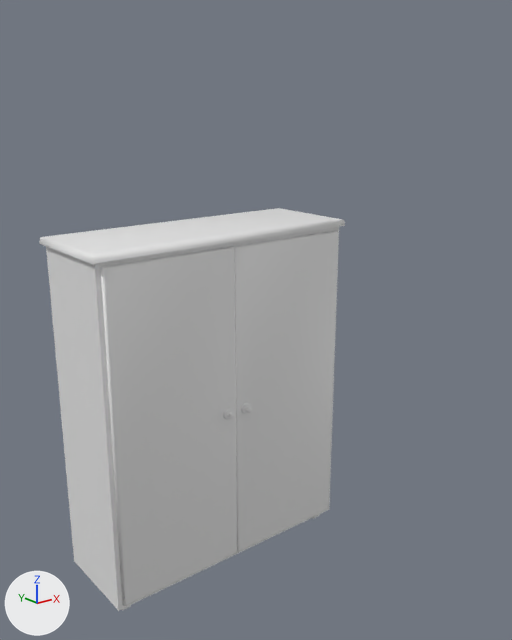
The FBX model Assets/ART/Meshes/BEDROOM/SM_Wardrobe.fbx, before and after one commit.
The view is the same before and after, from a 50 mm camera at (-2.79, -4.09, 3.41) aimed at (0.37, -0.14, 1.83). Lighting does not change. The marker at lower left points along +X, +Y and +Z. The picture after the commit comes second. Where no turn or scale is listed for an object, it has been applied to the vertices.

In view in the first picture: 'SM_Wardrobe', 'SM_Wardrobe_Door_01', 'SM_Wardrobe_Door_02'.
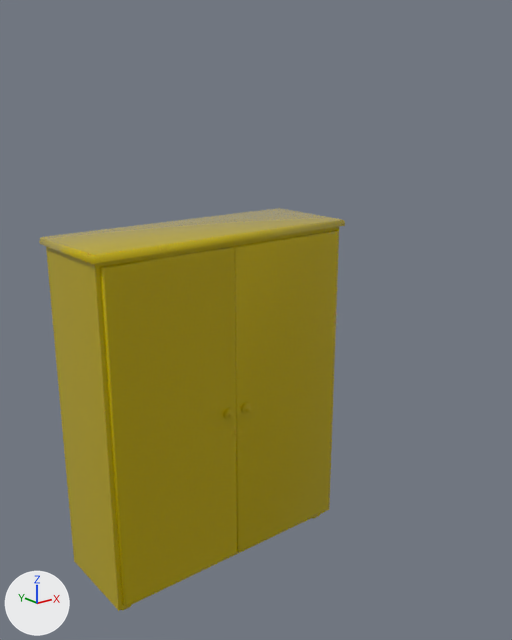
What differs and where, as boxes (x1, y1, x2, y2) in the pictures (512 x 640 px):
'SM_Wardrobe_Door_01', recoloured (white to yellow): (100, 246, 237, 606) in both
part 1 of me_mesh, recoloured (white to yellow): (39, 208, 345, 611) in both
part 2 of me_mesh_001, recoloured (white to yellow): (233, 230, 338, 552) in both

What changed in the scene script:
```text
Add mat_m_wood_painted:
    mat_m_wood_painted = principled_material('M_Wood_Painted')
    mat_m_wood_painted.base_color = (0.5, 0.384, 0.0)  # yellow #bca700
    mat_m_wood_painted.roughness = 0.0
Add mat_m_metal_01:
    mat_m_metal_01 = principled_material('M_Metal_01')
    mat_m_metal_01.base_color = (0.374, 0.5, 0.0)  # yellow #a5bc00
    mat_m_metal_01.roughness = 0.0
Change me_mesh_002:
    where me_mesh_002.from_pydata(...)  # 165 vertices, 146 faces; spans x 0.0..0.97, y -0.42..0.0, z -1.18..2.47
    add me_mesh_002.materials.append(mat_m_wood_painted)  # yellow #bca700
Change me_mesh:
    where me_mesh.from_pydata(...)  # 180 vertices, 125 faces; spans x -1.03..1.03, y -0.38..0.38, z 0.0..2.55
    used by ob_sm_wardrobe; location = (0.0, 0.0, 0.0)
    me_mesh part 1: 65 faces spanning x -1.03..1.03, y -0.38..0.38, z 0.0..2.55 switch from no material to mat_m_wood_painted (yellow #bca700)
    add me_mesh.materials.append(mat_m_metal_01)  # yellow #a5bc00
Change me_mesh_001:
    where me_mesh_001.from_pydata(...)  # 165 vertices, 146 faces; spans x -0.97..0.97, y -0.42..0.0, z -1.18..2.47
    used by ob_sm_wardrobe_door_02; location = (0.968, -0.35, 1.285)
    me_mesh_001 part 2: 146 faces spanning x -0.97..0.0, y -0.08..0.0, z -1.18..1.18 switch from no material to mat_m_wood_painted (yellow #bca700)
```
